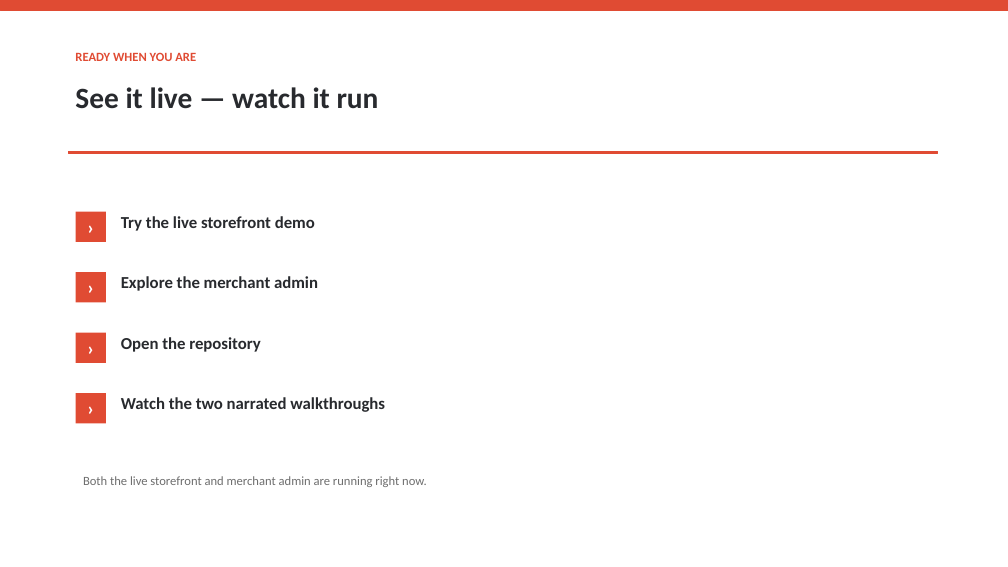
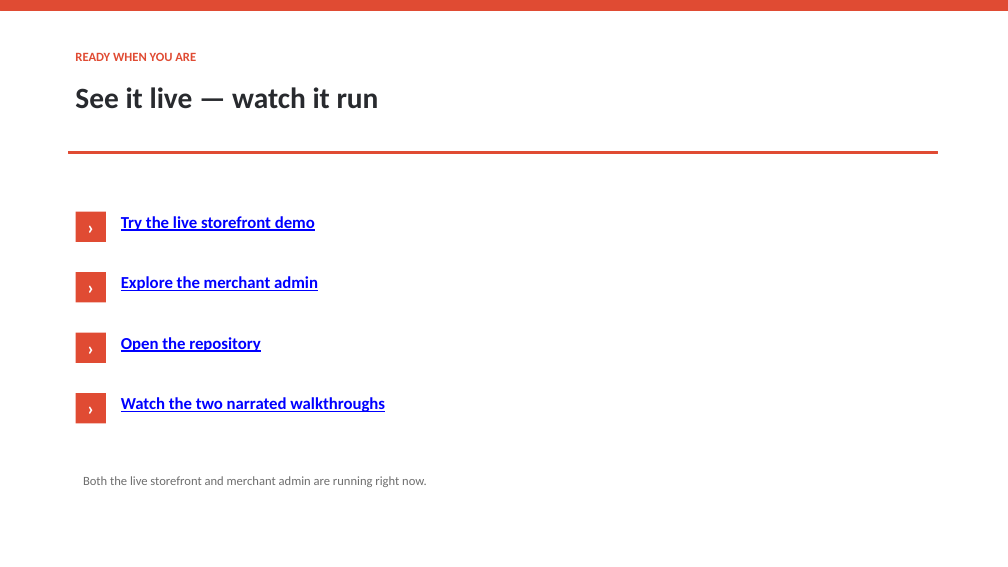
Before and after one commit to ai-dev-2024/vehicle-selector-pro, a slide deck: slide 5 of report/Vehicle_Selector_Pro_Pitch_Deck.pptx. Drawn at 1008x567 pixels with LibreOffice and Linux fonts; fonts in the diff are those of the drawing. Boxes give left, top, right and bottom in pixels: in the first picture for what was removed or moved away, otherwise in the second. Text is boxed around its words. In the diff, an @@ line names an element or a change of style, - is before the commit and + after.

```diff
--- a/report/Vehicle_Selector_Pro_Pitch_Deck.pptx
+++ b/report/Vehicle_Selector_Pro_Pitch_Deck.pptx
@@ text colour #282A2E to #0000FF, underline on in 4 elements at bbox=[121, 216, 315, 231], bbox=[121, 276, 318, 291], bbox=[121, 337, 261, 352], bbox=[121, 397, 385, 412] @@
```
Also in this commit, not shown: 1 other slide changed, 5 other files.
